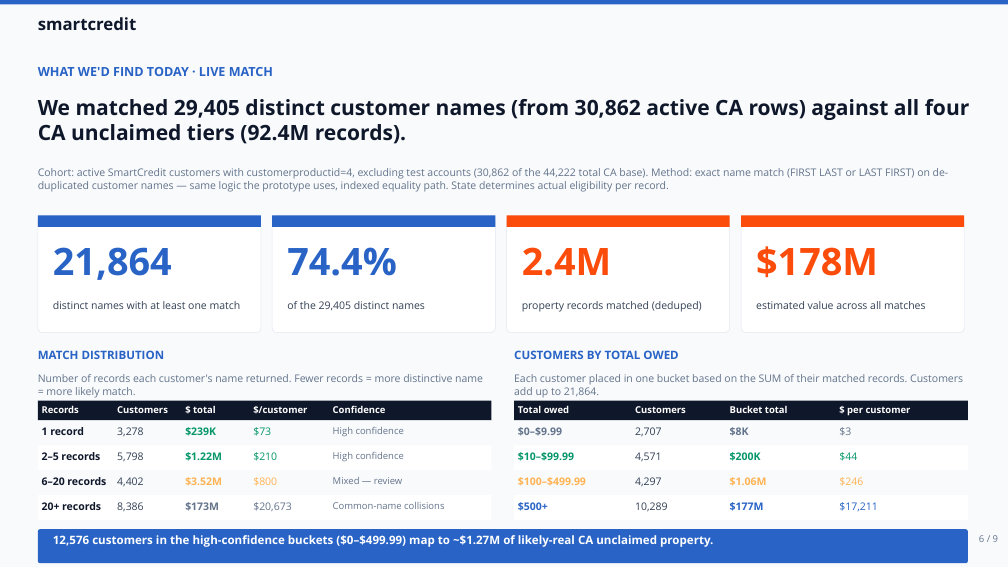
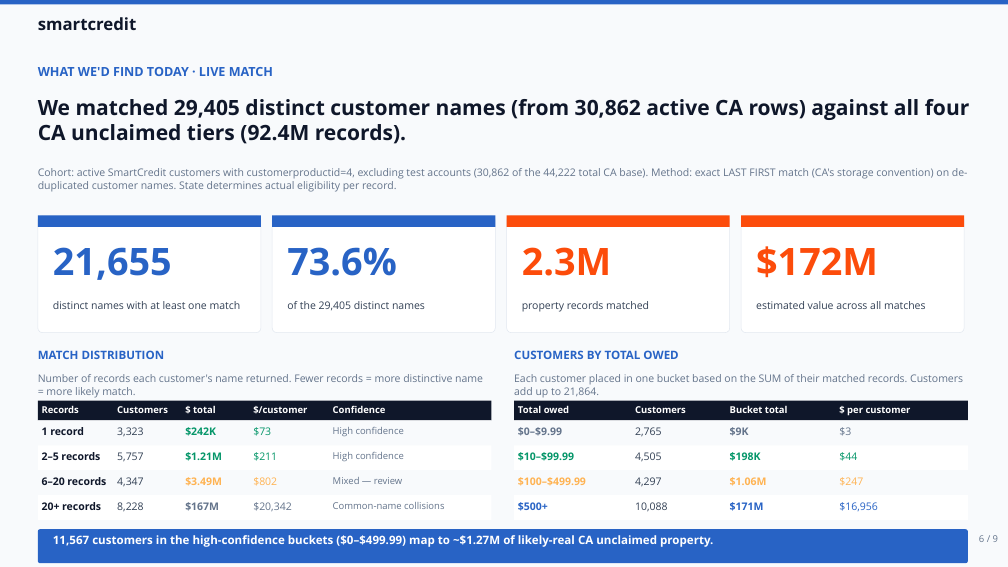
Before and after one commit to ahmedyassineconsumerdirect/cd-getmymoney, a slide deck: slide 6 of myReclaim-Exec-Deck.pptx. Drawn at 1008x567 pixels with LibreOffice and Linux fonts; fonts in the diff are those of the drawing. Boxes give left, top, right and bottom in pixels: in the first picture for what was removed or moved away, otherwise in the second. Text is boxed around its words. In the diff, an @@ line names an element or a change of style, - is before the commit and + after.

```diff
--- a/myReclaim-Exec-Deck.pptx
+++ b/myReclaim-Exec-Deck.pptx
@@ text at bbox=[38, 168, 968, 192]: text changed @@
-Cohort: active SmartCredit customers with customerproductid=4, excluding test accounts (30,862 of the 44,222 total CA base). Method: exact name match (FIRST LAST or LAST FIRST) on de-duplicated customer names — same logic the prototype uses, indexed equality path. State determines actual eligibility per record.
+Cohort: active SmartCredit customers with customerproductid=4, excluding test accounts (30,862 of the 44,222 total CA base). Method: exact LAST FIRST match (CA's storage convention) on de-duplicated customer names. State determines actual eligibility per record.
@@ text at bbox=[53, 247, 172, 280]: text changed @@
-21,864
+21,655
@@ text at bbox=[287, 247, 396, 276]: text changed @@
-74.4%
+73.6%
@@ text at bbox=[522, 247, 611, 276]: text changed @@
-2.4M
+2.3M
@@ text at bbox=[756, 246, 878, 278]: text changed @@
-$178M
+$172M
@@ text at bbox=[522, 301, 649, 312]: text changed @@
-property records matched (deduped)
+property records matched
@@ text at bbox=[117, 427, 143, 437]: text changed @@
-3,278
+3,323
@@ text at bbox=[185, 427, 216, 436]: text changed @@
-$239K
+$242K
@@ text at bbox=[635, 427, 661, 437]: text changed @@
-2,707
+2,765
@@ text at bbox=[117, 452, 143, 462]: text changed @@
-5,798
+5,757
@@ text at bbox=[117, 477, 143, 487]: text changed @@
-4,402
+4,347
@@ text at bbox=[185, 452, 222, 461]: text changed @@
-$1.22M
+$1.21M
@@ text at bbox=[185, 477, 222, 486]: text changed @@
-$3.52M
+$3.49M
@@ text at bbox=[253, 452, 277, 461]: text changed @@
-$210
+$211
@@ text at bbox=[253, 477, 277, 486]: text changed @@
-$800
+$802
@@ text at bbox=[635, 452, 661, 462]: text changed @@
-4,571
+4,505
@@ text at bbox=[730, 452, 761, 461]: text changed @@
-$200K
+$198K
@@ text at bbox=[839, 477, 863, 486]: text changed @@
-$246
+$247
@@ text at bbox=[117, 502, 143, 512]: text changed @@
-8,386
+8,228
@@ text at bbox=[185, 502, 219, 511]: text changed @@
-$173M
+$167M
@@ text at bbox=[253, 502, 291, 511]: text changed @@
-$20,673
+$20,342
@@ text at bbox=[635, 502, 667, 512]: text changed @@
-10,289
+10,088
@@ text at bbox=[730, 502, 764, 511]: text changed @@
-$177M
+$171M
@@ text at bbox=[839, 502, 877, 511]: text changed @@
-$17,211
+$16,956
@@ text at bbox=[53, 535, 713, 547]: text changed @@
-12,576 customers in the high-confidence buckets ($0–$499.99) map to ~$1.27M of likely-real CA unclaimed property.
+11,567 customers in the high-confidence buckets ($0–$499.99) map to ~$1.27M of likely-real CA unclaimed property.
```
Also in this commit, not shown: 3 other files.
